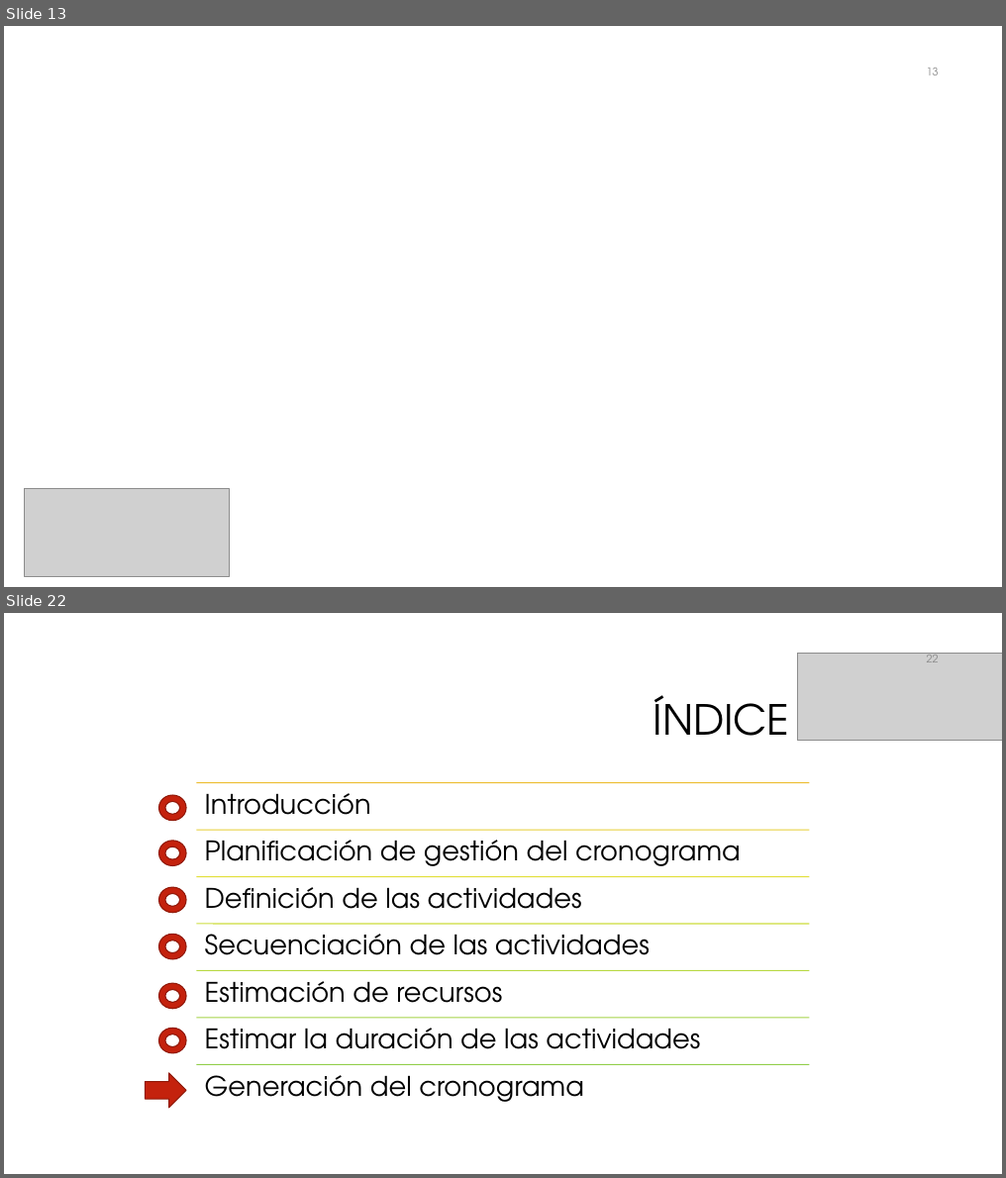
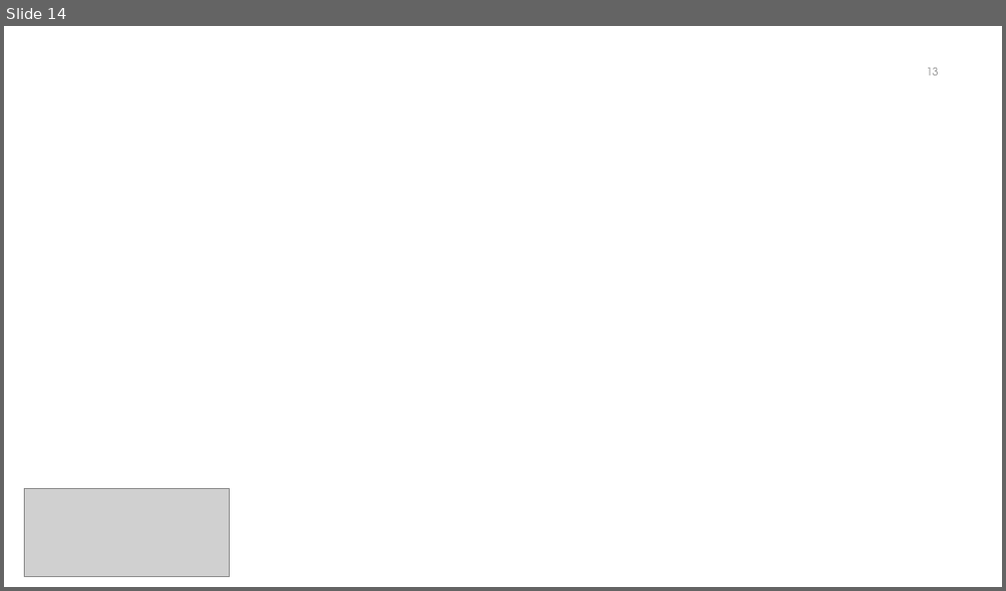
Before and after one commit to galledohm/Gestion_Proyectos, a slide deck: Documentos_generados/3. Gestion de Calidad y RRHH/Presentación3.pptx. Shown one above the other, each under a label of ours: slides 13 and 22 before the commit, slide 14 after it; the slides between them are not shown. The pictures are 1006x1178 and 1006x591 pixels, drawn with LibreOffice and Linux fonts; fonts in the diff are those of the drawing; grey boxes stand for pictures; background and template pictures are left out. Boxes give left, top, right and bottom in pixels: in the first picture for what was removed or moved away, otherwise in the second. Text is boxed around its words. In the diff, an @@ line names an element or a change of style, - is before the commit and + after.

```diff
--- a/Documentos_generados/3. Gestion de Calidad y RRHH/Presentación3.pptx
+++ b/Documentos_generados/3. Gestion de Calidad y RRHH/Presentación3.pptx
@@ slide 22 removed at [4,613,1002,1174], background #FFFFFF @@
@@ picture removed at [798,653,1002,741] @@
@@ page number removed at [927,652,939,663] @@
-22
@@ title removed at [653,695,790,736] @@
-ÍNDICE
@@ donut removed at [159,795,186,820] @@
@@ donut removed at [159,841,186,866] @@
@@ donut removed at [159,888,186,913] @@
@@ donut removed at [159,934,186,959] @@
@@ donut removed at [159,983,186,1009] @@
@@ donut removed at [159,1029,186,1054] @@
@@ right arrow removed at [145,1073,186,1108] @@
@@ group removed at [196,783,810,1102]: 7 lines, 7 texts @@
-Introducción
-Planificación de gestión del cronograma
-Definición de las actividades
-Secuenciación de las actividades
-Estimación de recursos
-Estimar la duración de las actividades
-Generación del cronograma
@@ what was slide 13 is now slide 14 @@
```
Also in this commit, not shown: 9 slides changed, 2 slides added, 23 other slides removed, 1 other file.
